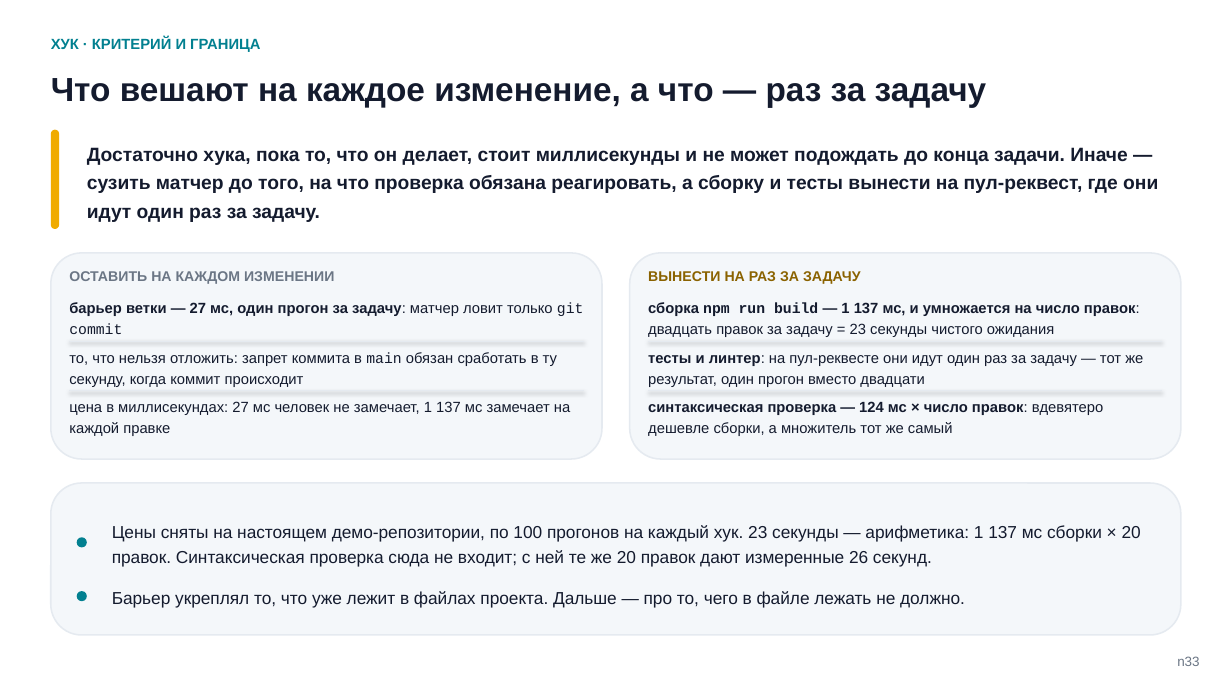
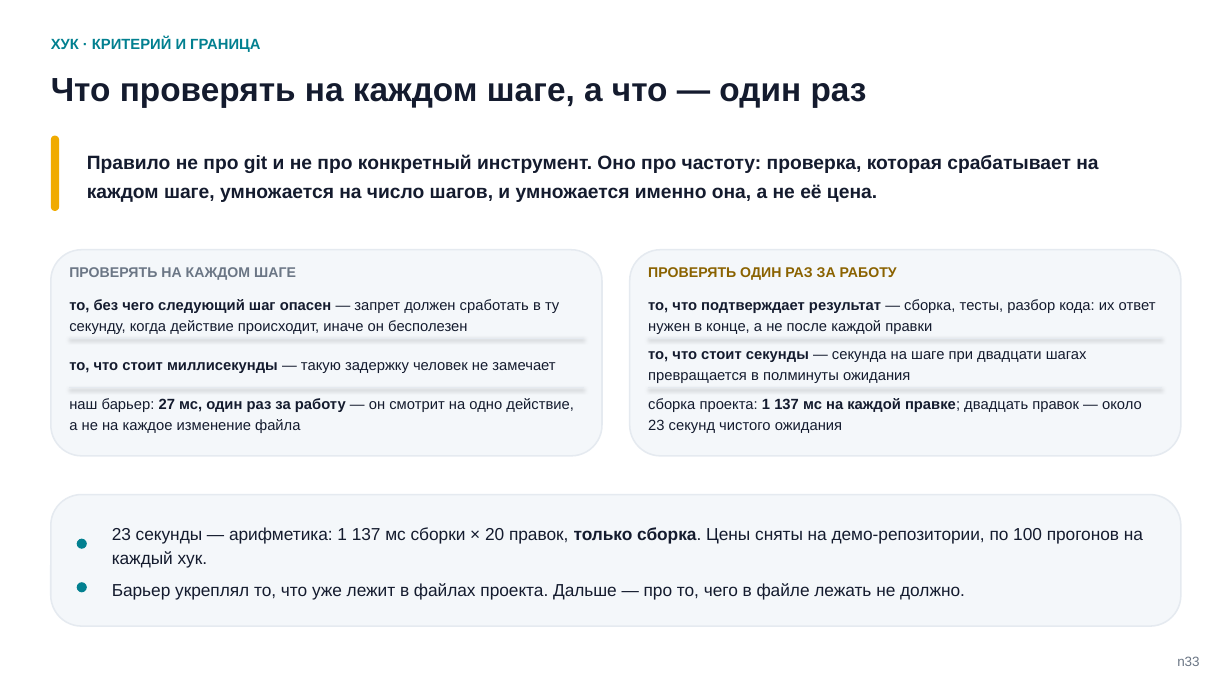
Before and after one commit to tellina-study/AI-usage-lessons, a slide deck: slide 33 of library/seminars/sem-05/rendered/sem-05-n.pptx. Drawn at 1232x693 pixels with LibreOffice and Linux fonts; fonts in the diff are those of the drawing. Boxes give left, top, right and bottom in pixels: in the first picture for what was removed or moved away, otherwise in the second. Text is boxed around its words. In the diff, an @@ line names an element or a change of style, - is before the commit and + after.

```diff
--- a/library/seminars/sem-05/rendered/sem-05-n.pptx
+++ b/library/seminars/sem-05/rendered/sem-05-n.pptx
@@ text at (51, 78, 867, 108): text changed @@
-Что вешают на каждое изменение, а что — раз за задачу
+Что проверять на каждом шаге, а что — один раз
@@ rounded rectangle: place and size @@
-rounded rectangle at (51, 129, 59, 228)
+rounded rectangle at (51, 136, 59, 212)
@@ text at (87, 154, 1098, 202): text changed @@
-Достаточно хука, пока то, что он делает, стоит миллисекунды и не может подождать до конца задачи. Иначе — сузить матчер до того, на что проверка обязана реагировать, а сборку и тесты вынести на пул-реквест, где они идут один раз за задачу.
+Правило не про git и не про конкретный инструмент. Оно про частоту: проверка, которая срабатывает на каждом шаге, умножается на число шагов, и умножается именно она, а не её цена.
@@ text at (69, 267, 296, 280): text changed @@
-ОСТАВИТЬ НА КАЖДОМ ИЗМЕНЕНИИ
+ПРОВЕРЯТЬ НА КАЖДОМ ШАГЕ
@@ text at (648, 267, 897, 280): text changed @@
-ВЫНЕСТИ НА РАЗ ЗА ЗАДАЧУ
+ПРОВЕРЯТЬ ОДИН РАЗ ЗА РАБОТУ
@@ text at (69, 299, 559, 334): text changed; bold off @@
-барьер ветки — 27 мс, один прогон за задачу: матчер ловит только git commit
+то, без чего следующий шаг опасен — запрет должен сработать в ту секунду, когда действие происходит, иначе он бесполезен
@@ text at (648, 299, 1156, 334): text changed; bold off @@
-сборка npm run build — 1 137 мс, и умножается на число правок: двадцать правок за задачу = 23 секунды чистого ожидания
+то, что подтверждает результат — сборка, тесты, разбор кода: их ответ нужен в конце, а не после каждой правки
@@ text at (648, 351, 1087, 383): text changed @@
-тесты и линтер: на пул-реквесте они идут один раз за задачу — тот же результат, один прогон вместо двадцати
+то, что стоит секунды — секунда на шаге при двадцати шагах превращается в полминуты ожидания
@@ text at (69, 362, 555, 373): text changed @@
-то, что нельзя отложить: запрет коммита в main обязан сработать в ту секунду, когда коммит происходит
+то, что стоит миллисекунды — такую задержку человек не замечает
@@ text at (69, 398, 574, 433): text changed @@
-цена в миллисекундах: 27 мс человек не замечает, 1 137 мс замечает на каждой правке
+наш барьер: 27 мс, один раз за работу — он смотрит на одно действие, а не на каждое изменение файла
@@ text at (648, 398, 1142, 433): text changed @@
-синтаксическая проверка — 124 мс × число правок: вдевятеро дешевле сборки, а множитель тот же самый
+сборка проекта: 1 137 мс на каждой правке; двадцать правок — около 23 секунд чистого ожидания
@@ rounded rectangle: place and size @@
-rounded rectangle at (51, 483, 1181, 636)
+rounded rectangle at (51, 494, 1181, 626)
@@ rounded rectangle at (51, 494, 1181, 626): proportions changed @@
@@ text at (112, 527, 1143, 568): text changed @@
-Цены сняты на настоящем демо-репозитории, по 100 прогонов на каждый хук. 23 секунды — арифметика: 1 137 мс сборки × 20 правок. Синтаксическая проверка сюда не входит; с ней те же 20 правок дают измеренные 26 секунд.
+23 секунды — арифметика: 1 137 мс сборки × 20 правок, только сборка. Цены сняты на демо-репозитории, по 100 прогонов на каждый хук.
@@ rounded rectangle: place and size @@
-rounded rectangle at (77, 592, 87, 602)
+rounded rectangle at (77, 582, 87, 592)
@@ text "Барьер укреплял то, что уже ...": place and size @@
-text "Барьер укреплял то, что уже ..." at (112, 591, 965, 608)
+text "Барьер укреплял то, что уже ..." at (112, 583, 965, 599)
```
Also in this commit, not shown: 13 other slides changed, 4 slides added, 4 slides removed, 28 other files.
